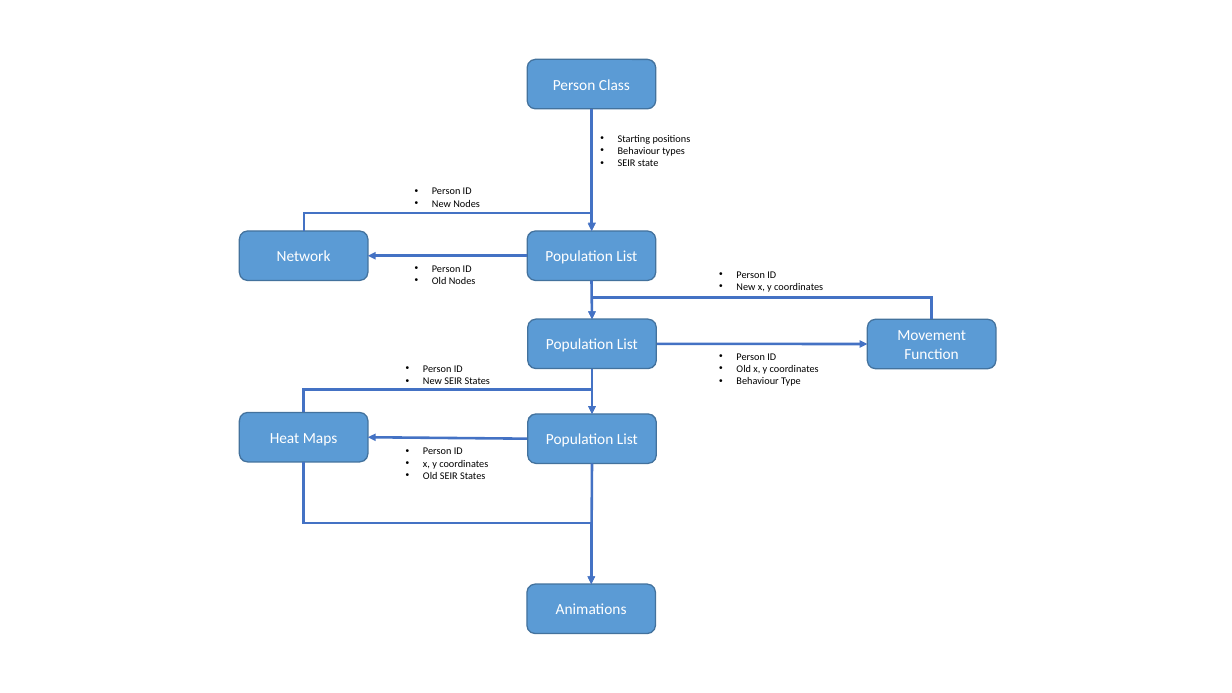
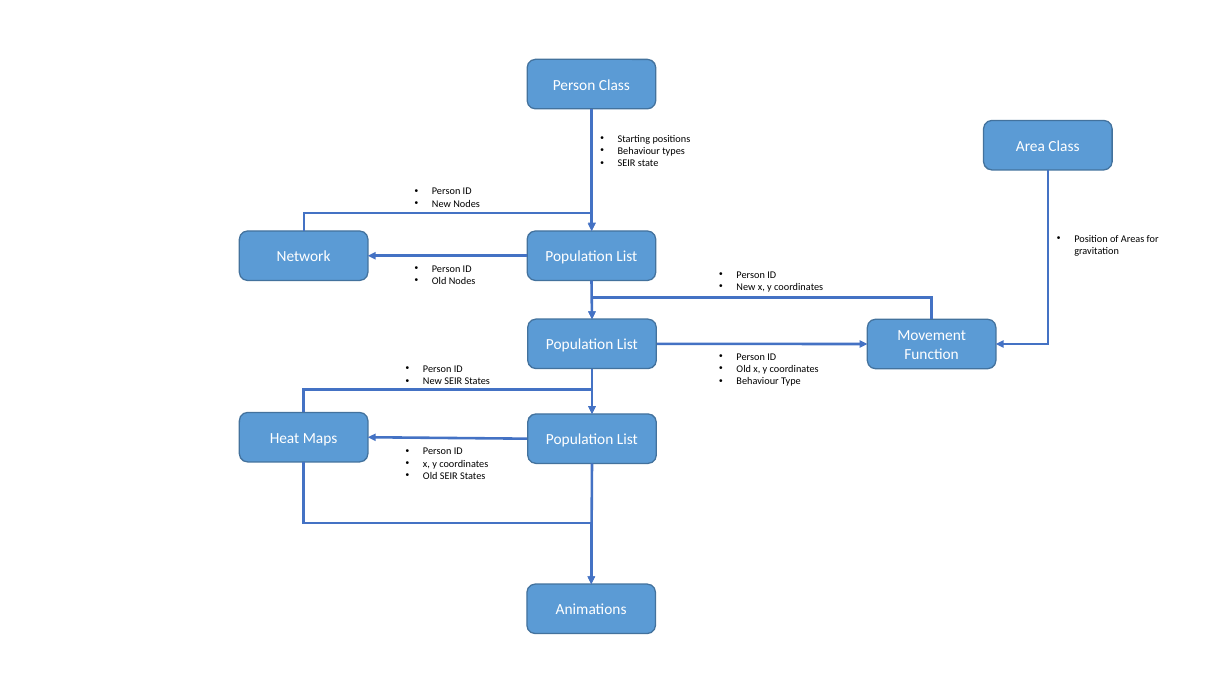
Before and after one commit to 10sukhiay/FCP_NYKO, a slide deck: slide 1 of FCP Sudo Code.pptx. Drawn at 1232x693 pixels with LibreOffice and Linux fonts; fonts in the diff are those of the drawing. Boxes give left, top, right and bottom in pixels: in the first picture for what was removed or moved away, otherwise in the second. Text is boxed around its words. In the diff, an @@ line names an element or a change of style, - is before the commit and + after.

```diff
--- a/FCP Sudo Code.pptx
+++ b/FCP Sudo Code.pptx
@@ rounded rectangle added at (984,120,1113,170), fill #5B9BD5, outline #43739E 1 pt, 12 pt, text #FFFFFF @@
+Area Class
@@ elbow arrow added from (1048, 170) to (996, 344), #4472C4 2 pt @@
@@ text added at (1074,235,1159,256), 8 pt, text #000000 @@
+• Position of Areas for gravitation
```
